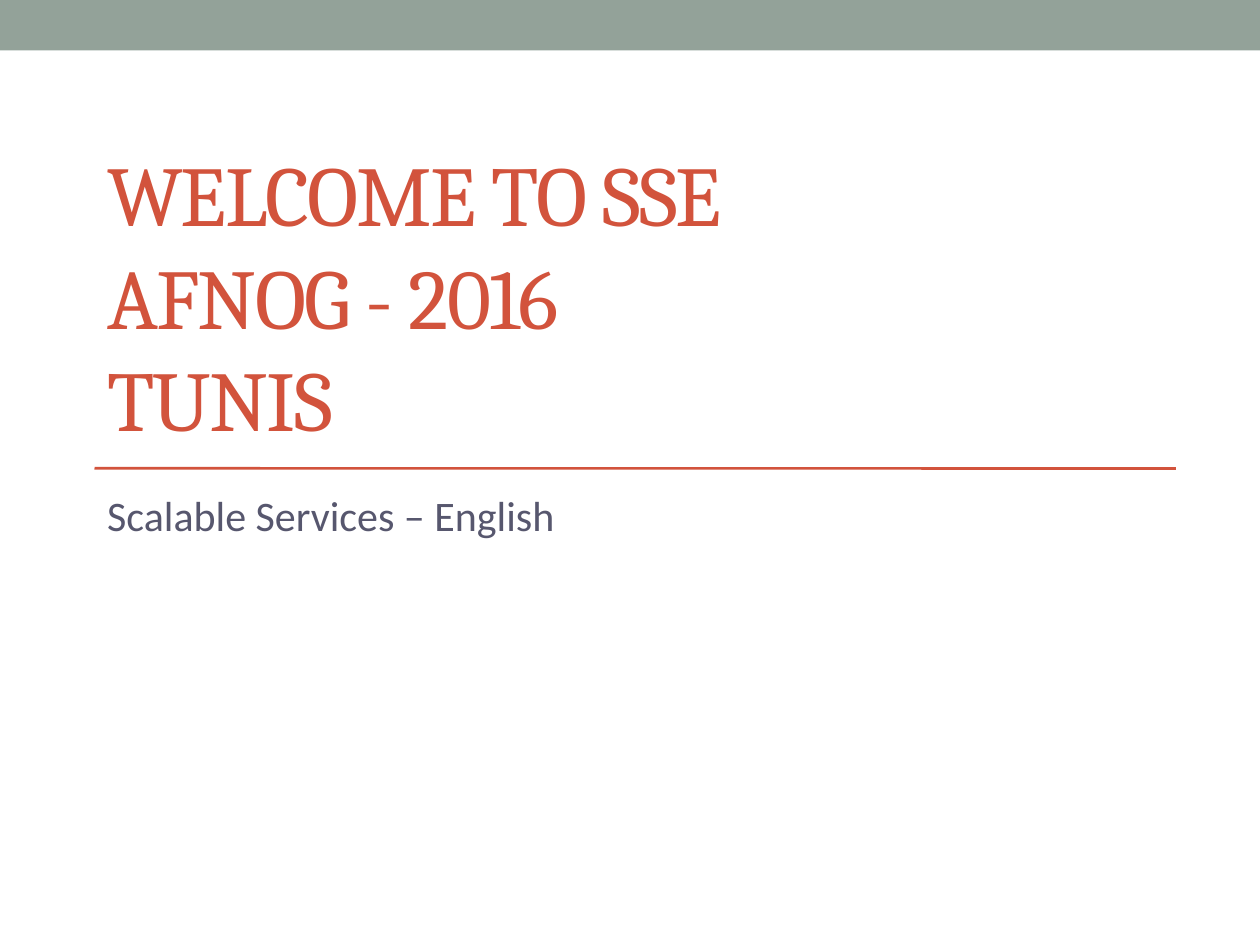
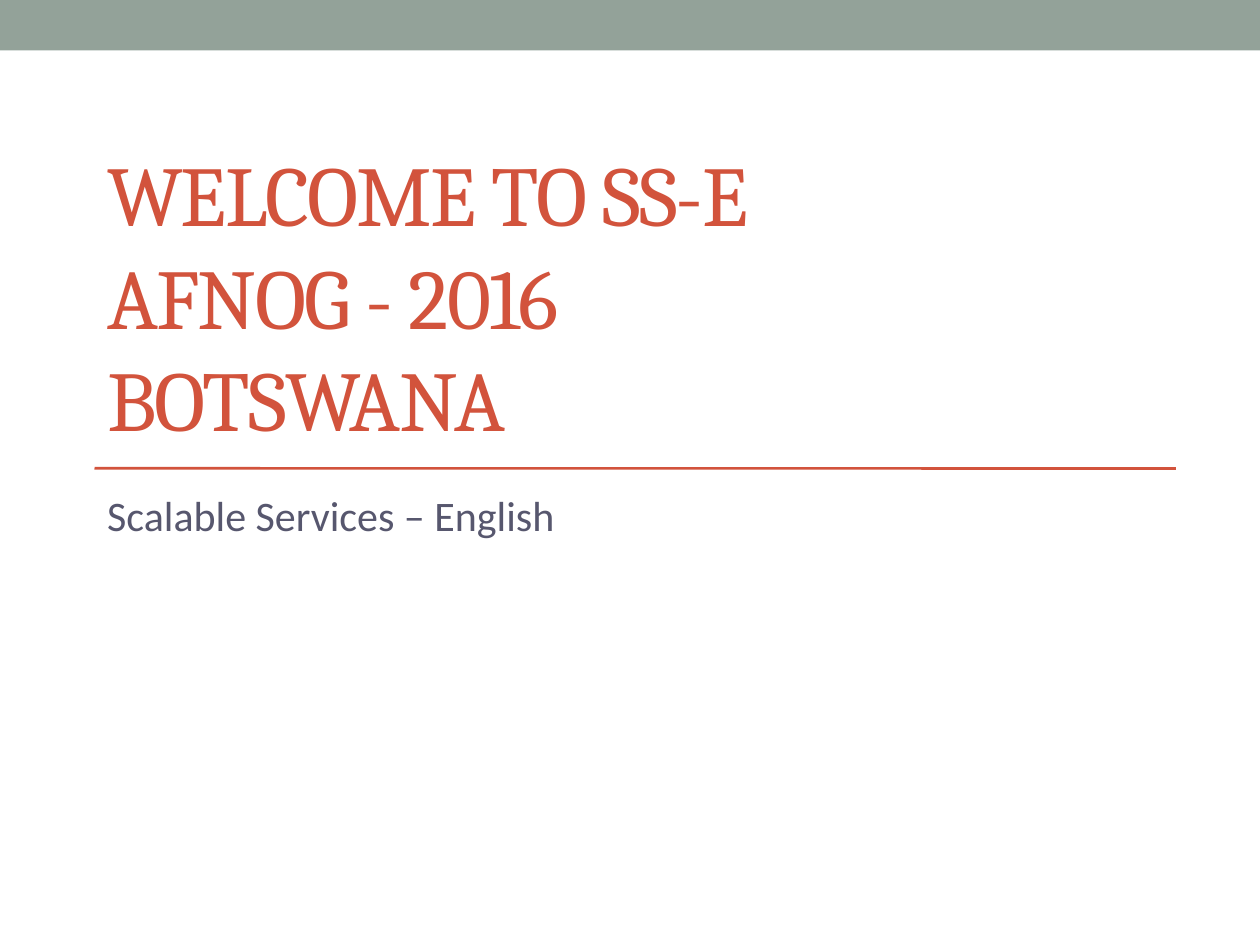
Before and after one commit to afnog/sse, a slide deck: slide 1 of intro/IntroPresentation.pptx. Drawn at 1260x945 pixels with LibreOffice and Linux fonts; fonts in the diff are those of the drawing. Boxes give left, top, right and bottom in pixels: in the first picture for what was removed or moved away, otherwise in the second. Text is boxed around its words. In the diff, an @@ line names an element or a change of style, - is before the commit and + after.

```diff
--- a/intro/IntroPresentation.pptx
+++ b/intro/IntroPresentation.pptx
@@ title at bbox=[107, 168, 748, 432]: text changed @@
-WELCOME TO SSE
-AFNOG - 2016
-TUNIS
+WELCOME TO SS-E
+AFNOG - 2016
+BOTSWANA
```
Also in this commit, not shown: 12 other slides changed, 6 slides added, 1 slide removed.
